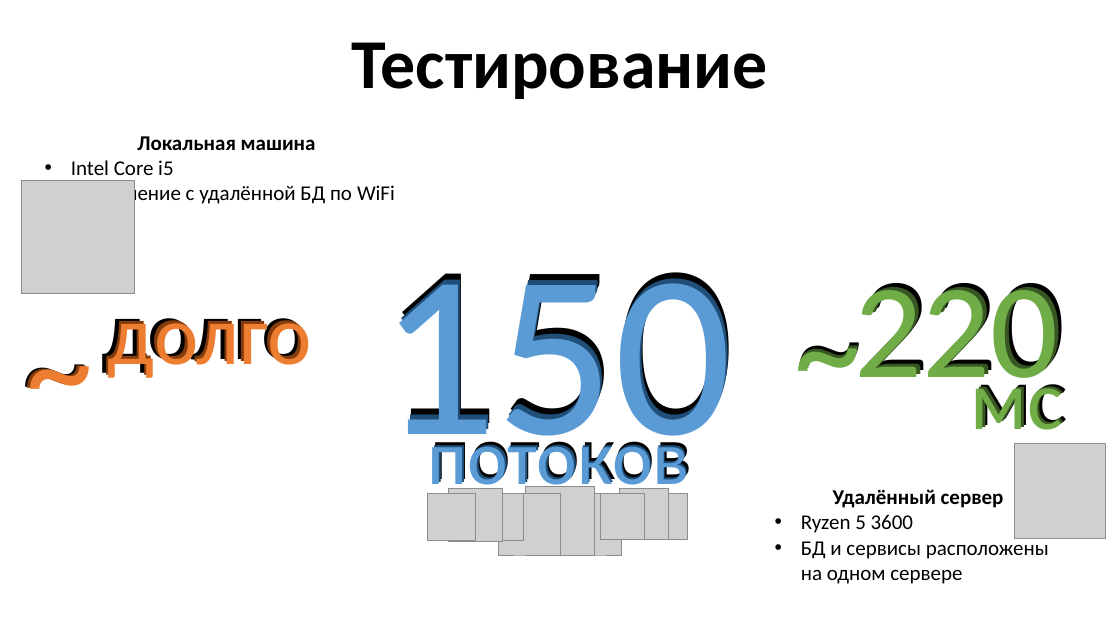
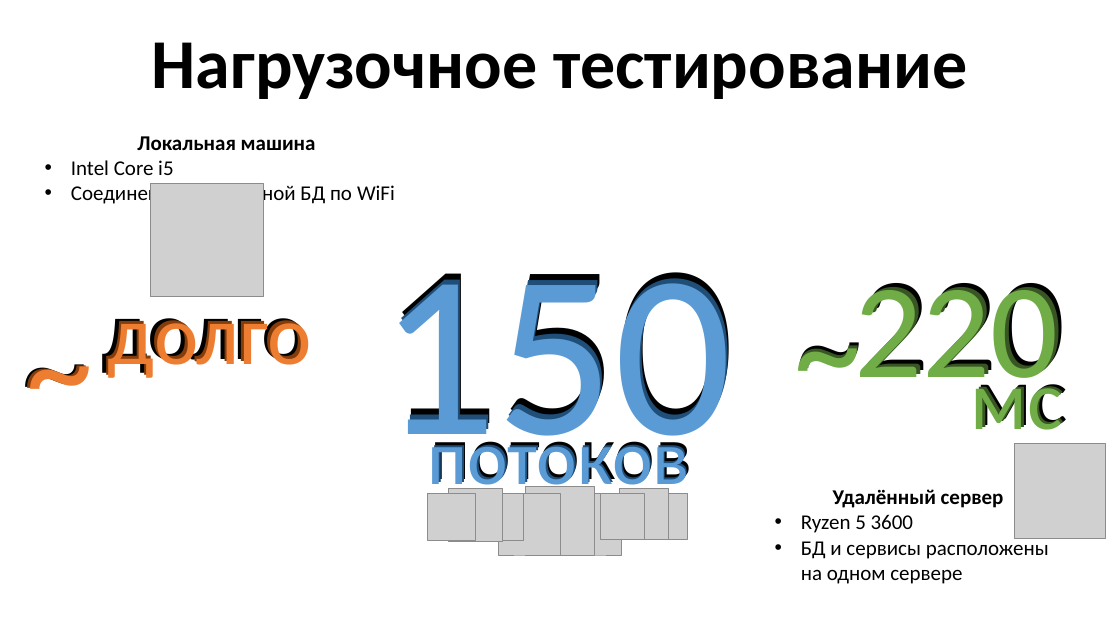
Before and after one commit to YoungTeurus/CreditAndUserServices, a slide deck: slide 14 of docs/Java 3 - presentation (without animation).pptx. Drawn at 1120x630 pixels with LibreOffice and Linux fonts; fonts in the diff are those of the drawing; grey boxes stand for pictures. Boxes give left, top, right and bottom in pixels: in the first picture for what was removed or moved away, otherwise in the second. Text is boxed around its words. In the diff, an @@ line names an element or a change of style, - is before the commit and + after.

```diff
--- a/docs/Java 3 - presentation (without animation).pptx
+++ b/docs/Java 3 - presentation (without animation).pptx
@@ text at (152, 42, 968, 99): text changed @@
-Тестирование
+Нагрузочное тестирование
@@ picture: place and size @@
-picture at (22, 181, 135, 294)
+picture at (150, 183, 264, 297)
```
Also in this commit, not shown: 3 other slides changed.
